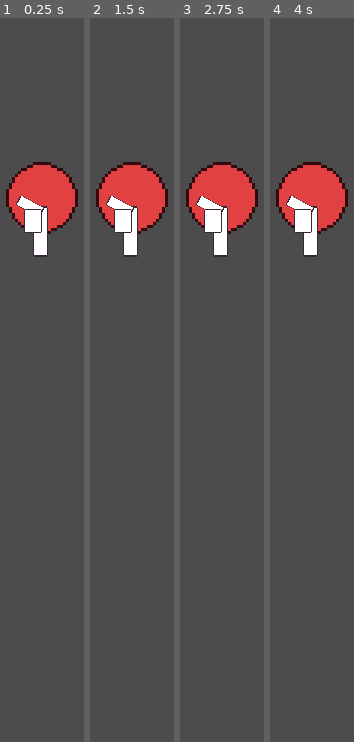
Above: before the commit, frames 1-4 (left to right).
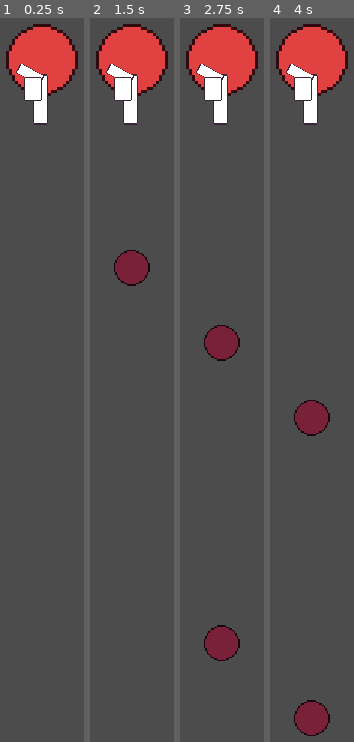
Above: after the commit, the same moments.

Repository: rthurmed/Ceifador
Game: Godot game, scene res://src/Main.tscn
The game is run twice, just before and just after one commit, with the same random seed, the same clock (stepped at 60 frames per second) and the same inputs.
Inputs:
- Up to frame 1 (0.25 s): no input
- Up to frame 2 (1.5 s): tap Enter at 0.5 s
- Up to frame 3 (2.75 s): no input
- Up to frame 4 (4 s): no input

The runs differ from the first frame. In frame 1, 14% of the frame differs, in the area x 7-93%, y 0-34%; in frame 2, 16%; in frame 3, 18%, in the area x 7-93%, y 0-89%; in frame 4, 18%.

Commit message:
Implemented gun shooting bullets

Diff:
--- a/src/Main.tscn
+++ b/src/Main.tscn
@@ -2,10 +2,10 @@
 
 [ext_resource path="res://src/enemy/Enemy.tscn" type="PackedScene" id=1]
 
-[node name="Main" type="Node2D"]
+[node name="Main" type="Node2D" groups=["stage"]]
 
 [node name="Enemy" parent="." instance=ExtResource( 1 )]
-position = Vector2( 40, 67 )
+position = Vector2( 40, 21 )
 
 [node name="Camera2D" type="Camera2D" parent="."]
 position = Vector2( 112, 128 )
--- a/src/common/Bullet.gd
+++ b/src/common/Bullet.gd
@@ -2,9 +2,9 @@
 class_name Bullet
 
 
-export var speed = 200
+export var speed = 100
 export var angle = 0
-export var max_lifetime = 1 # seconds
+export var max_lifetime = 2.4 # seconds
 
 var lifetime = 0
 
@@ -15,4 +15,5 @@
 	if lifetime >= max_lifetime:
 		queue_free()
 
-	position += (Vector2.RIGHT * speed).rotated(angle)
+	var movement = (Vector2.RIGHT * speed).rotated(angle)
+	position += movement * delta
--- a/src/common/Bullet.tscn
+++ b/src/common/Bullet.tscn
@@ -5,19 +5,18 @@
 [ext_resource path="res://assets/basic-24x24.png" type="Texture" id=3]
 
 [sub_resource type="CircleShape2D" id=1]
-radius = 8.0
+radius = 6.0
 
 [node name="Bullet" type="Area2D"]
 script = ExtResource( 1 )
 
 [node name="Ruler" type="Sprite" parent="."]
 visible = false
-position = Vector2( 56, 56 )
+position = Vector2( 58, 58 )
 texture = ExtResource( 2 )
 
 [node name="Sprite" type="Sprite" parent="."]
-position = Vector2( 0, -2.84217e-14 )
-scale = Vector2( 0.666667, 0.666667 )
+scale = Vector2( 0.5, 0.5 )
 texture = ExtResource( 3 )
 hframes = 5
 vframes = 3
--- a/src/common/Gun.gd
+++ b/src/common/Gun.gd
@@ -9,12 +9,10 @@
 export (float, 0.1, 2) var time_between_shots: float = 1.0 # seconds
 export var delay_first = true
 
+onready var bullet_spawn_point = $BulletSpawnPoint
+
 var was_shooting_before = false
 var time = 0
-
-
-func _ready():
-	print('Hey!')
 
 
 func _process(delta):
@@ -33,6 +31,11 @@
 
 
 func shoot():
-	# TODO
-	print('Hi! Im a gun and I just shot!')
-	pass
+	var instance: Bullet = bullet_scene.instance()
+
+	instance.global_position = bullet_spawn_point.global_position
+	instance.angle = bullet_spawn_point.global_rotation
+	# instance.global_rotation = bullet_spawn_point.global_rotation
+
+	var stage: Node2D = get_tree().get_nodes_in_group('stage')[0]
+	stage.add_child(instance)
--- a/src/enemy/Enemy.tscn
+++ b/src/enemy/Enemy.tscn
@@ -30,7 +30,7 @@
 texture = ExtResource( 2 )
 
 [node name="Gun" parent="." instance=ExtResource( 4 )]
-position = Vector2( 0, 6 )
+position = Vector2( 0, 8 )
 rotation = 1.5708
 bullet_scene = ExtResource( 5 )
 shooting = true
--- a/src/enemy/EnemyBullet.tscn
+++ b/src/enemy/EnemyBullet.tscn
@@ -4,15 +4,17 @@
 [ext_resource path="res://assets/basic-24x24.png" type="Texture" id=2]
 
 [sub_resource type="CircleShape2D" id=1]
-radius = 8.0
+radius = 6.0
 
 [node name="EnemyBullet" type="Area2D"]
+collision_layer = 16
+collision_mask = 2
 script = ExtResource( 1 )
 
 [node name="Sprite" type="Sprite" parent="."]
 modulate = Color( 0.478431, 0.129412, 0.227451, 1 )
 position = Vector2( 0, -2.84217e-14 )
-scale = Vector2( 0.666667, 0.666667 )
+scale = Vector2( 0.5, 0.5 )
 texture = ExtResource( 2 )
 hframes = 5
 vframes = 3
